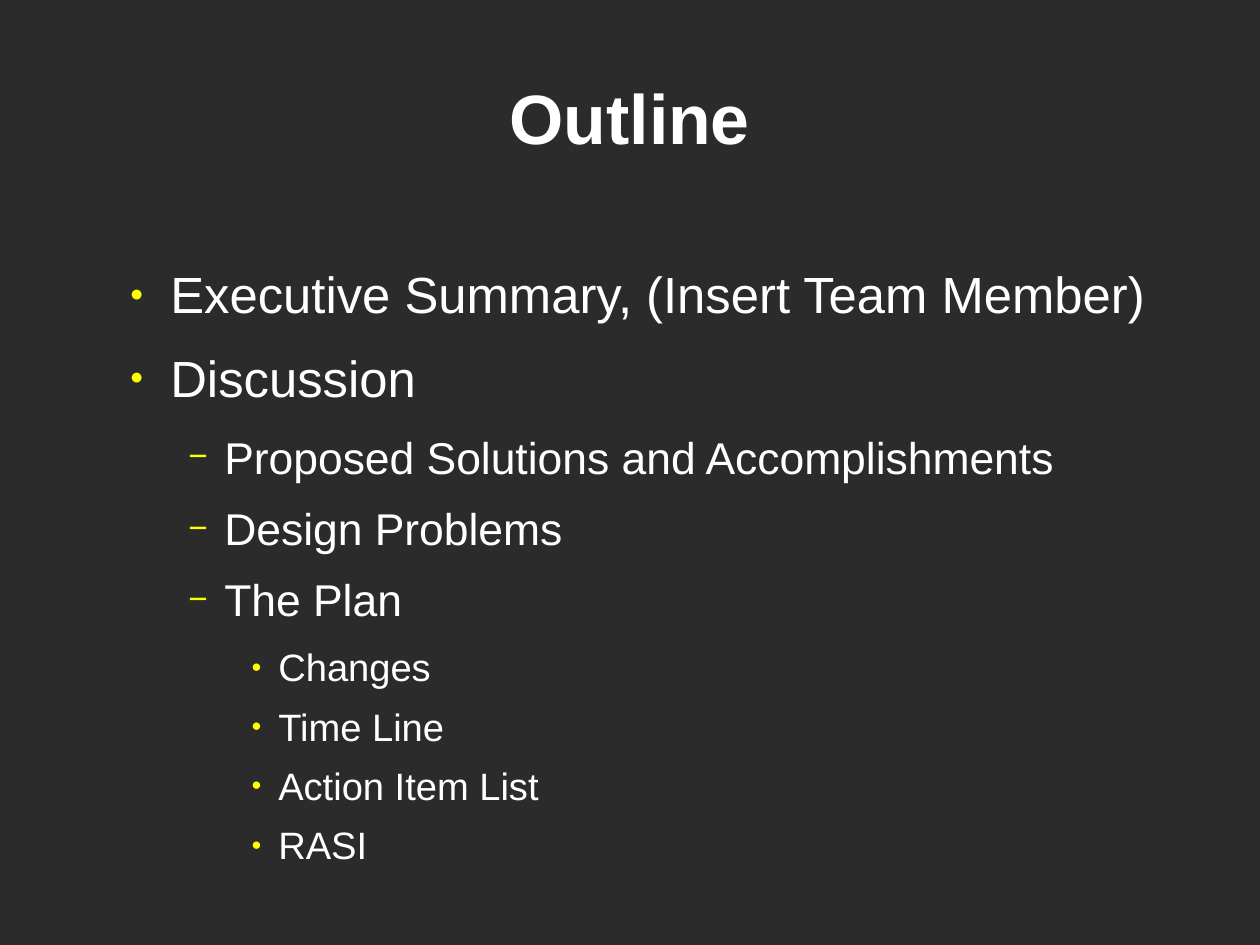
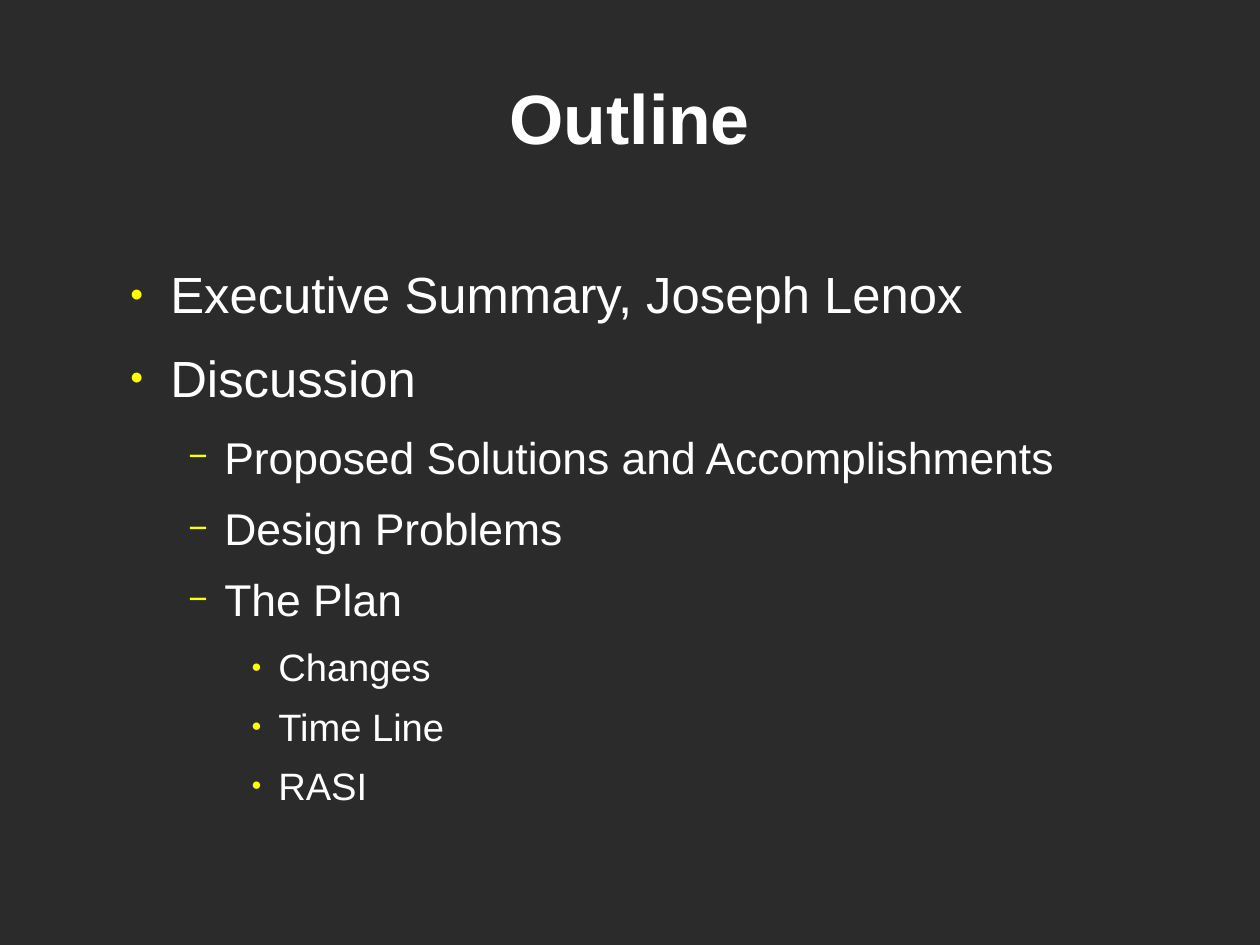
Before and after one commit to lordofhyphens/ece495a, a slide deck: slide 4 of forms/ProgressPresentation.odp. Drawn at 1260x945 pixels with LibreOffice and Linux fonts; fonts in the diff are those of the drawing; background and template pictures are left out; a plain dark background stands for a picture behind light text. Boxes give left, top, right and bottom in pixels: in the first picture for what was removed or moved away, otherwise in the second. Text is boxed around its words. In the diff, an @@ line names an element or a change of style, - is before the commit and + after.

```diff
--- a/forms/ProgressPresentation.odp
+++ b/forms/ProgressPresentation.odp
@@ text at [170,276,962,324]: text changed @@
-● Executive Summary, (Insert Team Member)
+● Executive Summary, Joseph Lenox
@@ text at [278,772,538,801]: paragraph removed @@
-    ● Action Item List
```
Also in this commit, not shown: 3 other slides changed, 2 slides added, 1 slide removed, 2 other files.
